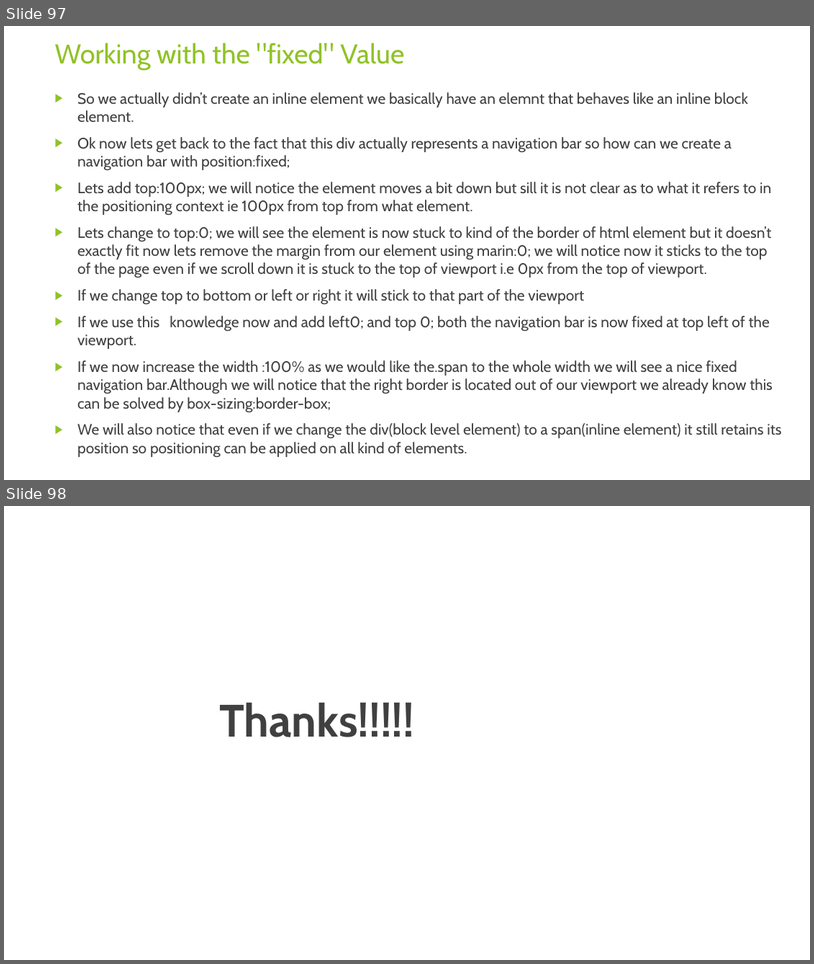
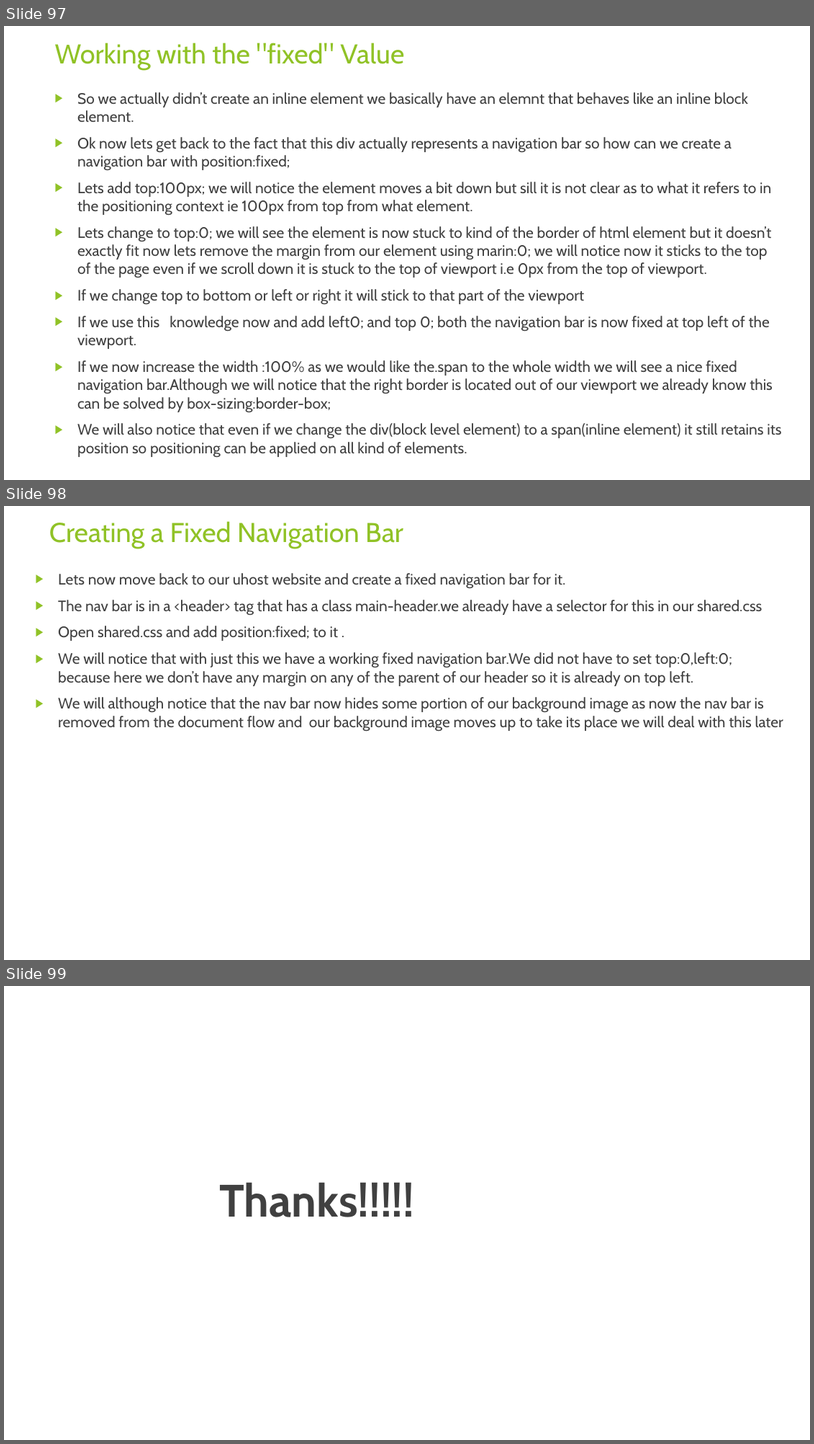
Before and after one commit to rudhrainfogain/CSS, a slide deck: PPT/Css-v6.pptx. Shown one above the other, each under a label of ours: slides 97 and 98 before the commit, slides 97, 98 and 99 after it. The pictures are 814x964 and 814x1444 pixels, drawn with LibreOffice and Linux fonts; fonts in the diff are those of the drawing. Boxes give left, top, right and bottom in pixels: in the first picture for what was removed or moved away, otherwise in the second. Text is boxed around its words. In the diff, an @@ line names an element or a change of style, - is before the commit and + after.

```diff
--- a/PPT/Css-v6.pptx
+++ b/PPT/Css-v6.pptx
@@ slide 98 added at box(4, 506, 810, 960), background #FFFFFF @@
@@ title added at box(49, 521, 404, 548), 32.4 pt, text #90C226 @@
+Creating a Fixed Navigation Bar
@@ text added at box(58, 573, 784, 731), 18 pt, text #404040 @@
+▶ Lets now move back to our uhost website and create a fixed navigation bar for it.
+▶ The nav bar is in a <header> tag that has a class main-header.we already have a selector for this in our shared.css
+▶ Open shared.css and add position:fixed; to it .
+▶ We will notice that with just this we have a working fixed navigation bar.We did not have to set top:0,left:0; because here we don’t have any margin on any of the parent of our header so it is already on top left.
+▶ We will although notice that the nav bar now hides some portion of our background image as now the nav bar is removed from the document flow and our background image moves up to take its place we will deal with this later
@@ what was slide 98 is now slide 99 @@
```
Also in this commit, not shown: 3 other files.
